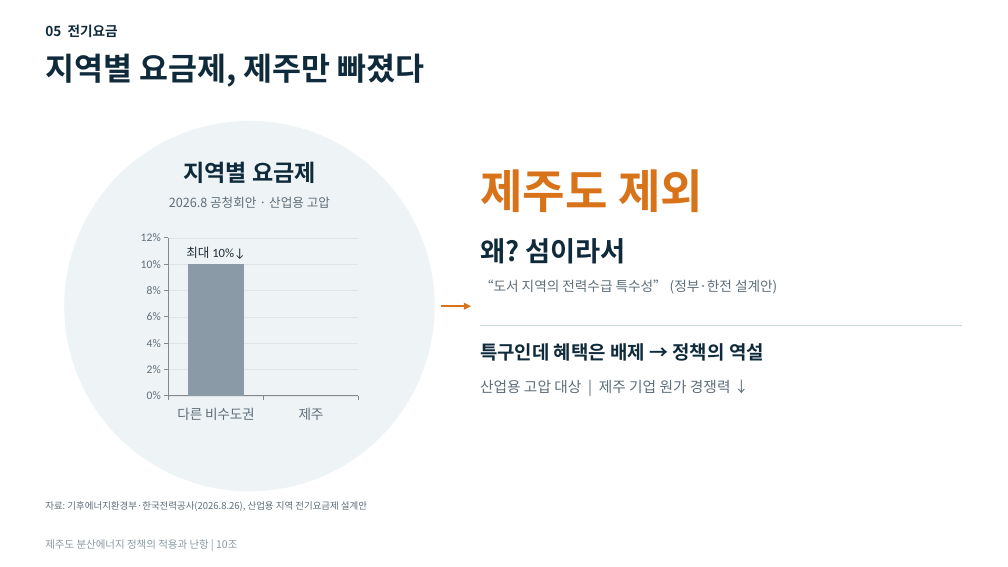
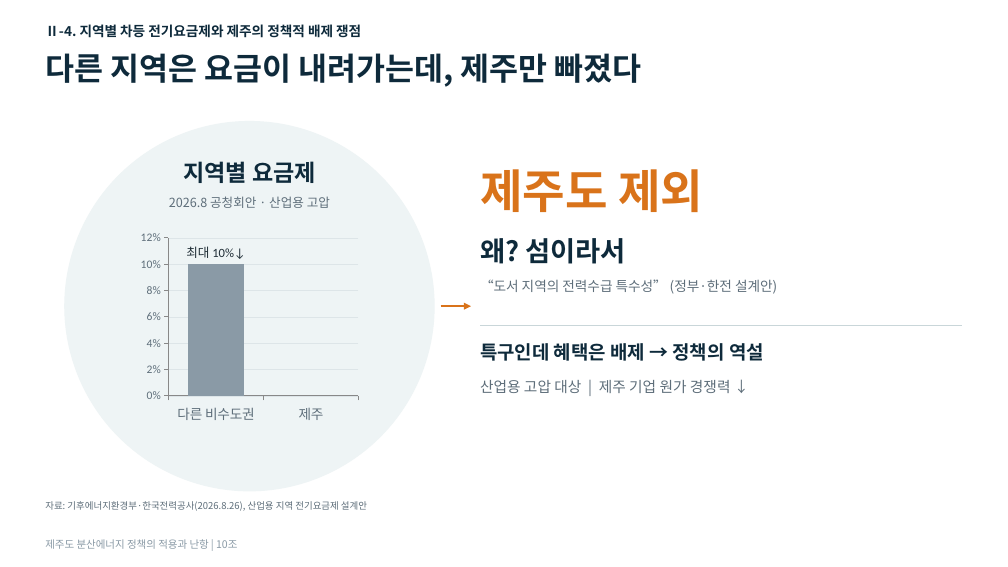
Before and after one commit to a44830300-arch/shaohong, a slide deck: slide 9 of 학업/전기/발표/분산에너지_발표_시안A.pptx. Drawn at 1008x567 pixels with LibreOffice and Linux fonts; fonts in the diff are those of the drawing. Boxes give left, top, right and bottom in pixels: in the first picture for what was removed or moved away, otherwise in the second. Text is boxed around its words. In the diff, an @@ line names an element or a change of style, - is before the commit and + after.

```diff
--- a/학업/전기/발표/분산에너지_발표_시안A.pptx
+++ b/학업/전기/발표/분산에너지_발표_시안A.pptx
@@ text at bbox=[45, 24, 361, 38]: text changed @@
-05 전기요금
+Ⅱ-4. 지역별 차등 전기요금제와 제주의 정책적 배제 쟁점
@@ title at bbox=[45, 53, 642, 87]: text changed @@
-지역별 요금제, 제주만 빠졌다
+다른 지역은 요금이 내려가는데, 제주만 빠졌다
```
Also in this commit, not shown: 10 other slides changed, 1 other file.
